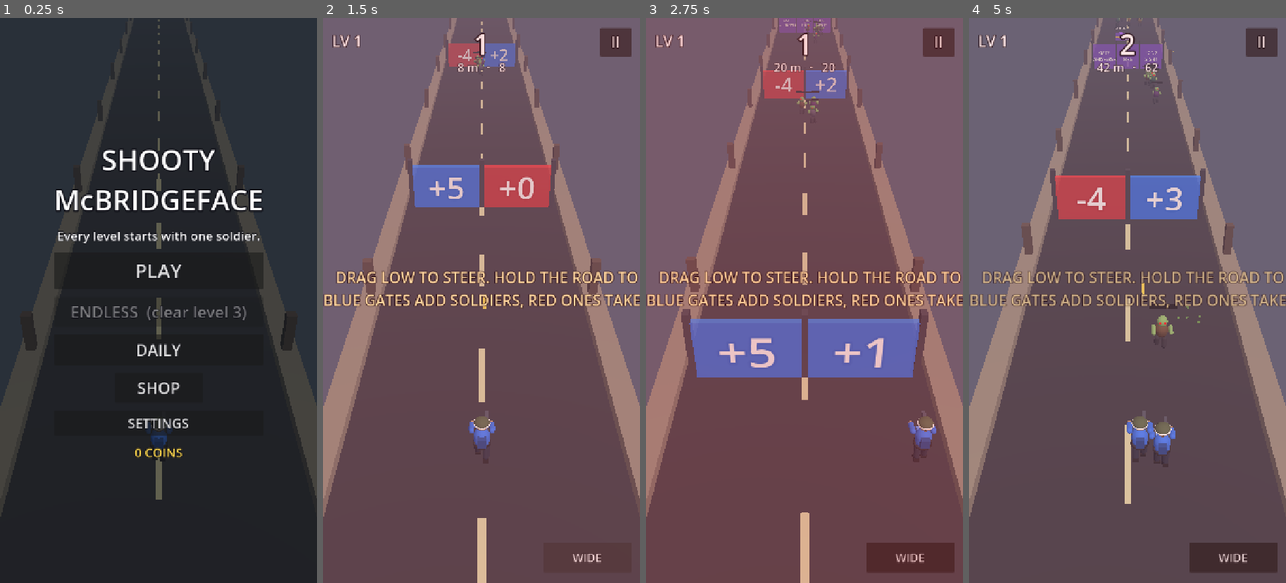
Above: before the commit, frames 1-4 (left to right).
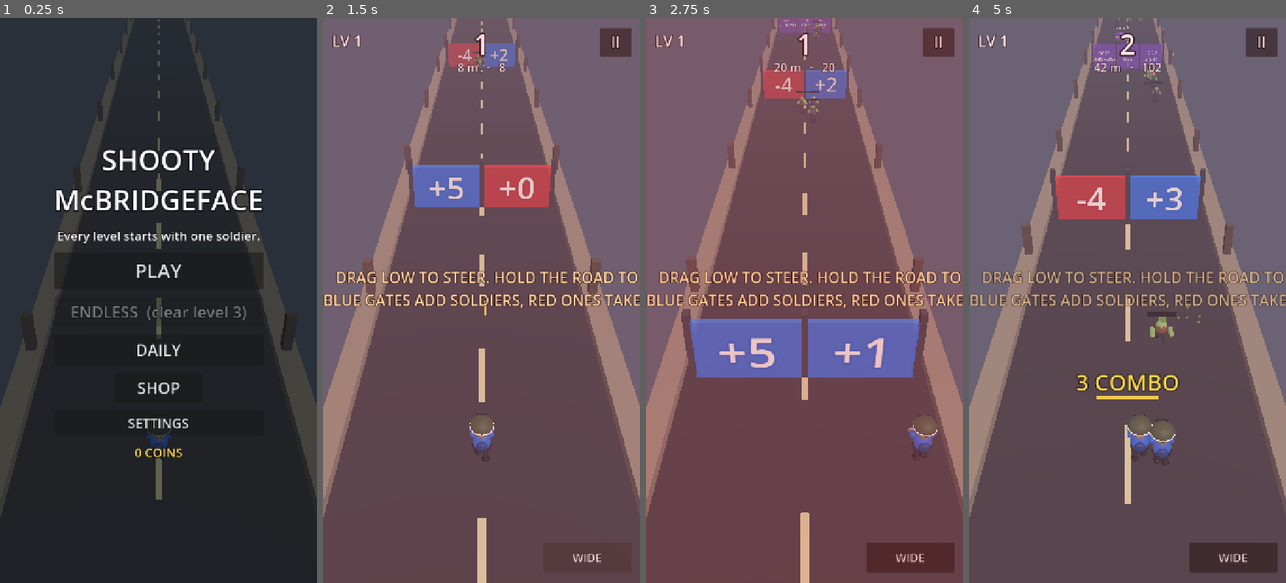
Above: after the commit, the same moments.

Repository: Reconnaishawnce/shootymcbridgeface
Game: Godot game, scene res://scenes/main.tscn
The game is run twice, just before and just after one commit, with the same random seed, the same clock (stepped at 60 frames per second) and the same inputs.
Inputs (mouse positions are in pixels of both pictures, inside the frame that each line leads up to):
- Up to frame 1 (0.25 s): no input
- Up to frame 2 (1.5 s): click "PLAY" at 0.5 s; click "NORMAL" at 1.25 s
- Up to frame 3 (2.75 s): tap Enter at 2, 2.1 s; move the mouse to (874, 272) at 2.02 s; hold Right from 2.03 s (still down); click (874, 272) at 2.17 s; tap Space at 2.27 s
- Up to frame 4 (5 s): release Right at 2.75 s; drag from (1064, 328) to (1111, 413) at 2.77 s; move the mouse to (1159, 176) at 3.52 s; hold Right 3.53-4.25 s; tap F at 3.6 s; drag from (1111, 413) to (1032, 215) at 4.27 s

The runs differ from the first frame. In frame 1, 0.2% of the frame differs, in the area x 46-55%, y 71-79%; in frame 2, 0.3%; in frame 3, 0.3%; in frame 4, 1.6%, in the area x 33-67%, y 1-79%.

Commit message:
Run 10.3: cuter characters
Soldiers rebuilt as round, big-headed little people: smooth spheres and
capsules instead of boxes, soft wrapped lighting with a little sheen,
big eyes with a catchlight, pink cheeks, a smile, rounded shoes, a belt
with a buckle, stubby arms on a smaller gun. Hair, hats and backs sized
to the new head. Bigger locker preview. Version 0.13.

Co-Authored-By: Claude Fable 5.1 <noreply@anthropic.com>
Claude-Session: https://claude.ai/code/session_01EMozbYp1QNQ1T5aNXPKEgN

Diff:
--- a/scripts/game.gd
+++ b/scripts/game.gd
@@ -308,7 +308,8 @@
 	add_child(_preview)
 	var size := get_viewport().get_visible_rect().size
 	var spot := camera.project_position(Vector2(size.x * 0.5, size.y * 0.2), 6.5)
-	_preview.position = spot - Vector3(0.0, 0.8, 0.0)
+	_preview.position = spot - Vector3(0.0, 0.95, 0.0)
+	_preview.scale = Vector3.ONE * 1.25
 	_preview.look_at(camera.global_position, Vector3.UP)
 	_preview_yaw = _preview.rotation.y
 	_preview.rotation = Vector3(0.0, _preview_yaw, 0.0)
--- a/scripts/mats.gd
+++ b/scripts/mats.gd
@@ -36,6 +36,51 @@
 		m.transparency = BaseMaterial3D.TRANSPARENCY_ALPHA
 	cache[key] = m
 	return m
+
+
+## Character material: wrapped lighting so curves shade softly instead of
+## splitting into a lit half and a dark half, and a little sheen. Reads as
+## a toy, not a crate.
+static func soft(color: Color) -> StandardMaterial3D:
+	var cache := _cache()
+	var key := "soft|%s" % color.to_html(true)
+	if cache.has(key):
+		return cache[key]
+	var m := StandardMaterial3D.new()
+	m.albedo_color = color
+	m.roughness = 0.62
+	m.specular_mode = BaseMaterial3D.SPECULAR_SCHLICK_GGX
+	m.diffuse_mode = BaseMaterial3D.DIFFUSE_LAMBERT_WRAP
+	if color.a < 0.999:
+		m.transparency = BaseMaterial3D.TRANSPARENCY_ALPHA
+	cache[key] = m
+	return m
+
+
+## A smooth sphere for faces and round bodies: more segments, soft shading.
+static func ball(radius: float, color: Color) -> MeshInstance3D:
+	var mi := MeshInstance3D.new()
+	var mesh := SphereMesh.new()
+	mesh.radius = radius
+	mesh.height = radius * 2.0
+	mesh.radial_segments = 20
+	mesh.rings = 10
+	mi.mesh = mesh
+	mi.material_override = soft(color)
+	return mi
+
+
+## A smooth capsule for limbs and bodies.
+static func pill(radius: float, height: float, color: Color) -> MeshInstance3D:
+	var mi := MeshInstance3D.new()
+	var mesh := CapsuleMesh.new()
+	mesh.radius = radius
+	mesh.height = height
+	mesh.radial_segments = 16
+	mesh.rings = 6
+	mi.mesh = mesh
+	mi.material_override = soft(color)
+	return mi
 
 
 static func box(size: Vector3, color: Color, unshaded: bool = false) -> MeshInstance3D:
--- a/scripts/soldier.gd
+++ b/scripts/soldier.gd
@@ -1,19 +1,21 @@
 class_name Soldier
 extends Node3D
-## One visible squad member, built from primitives and dressed from a
-## look: legs that run, boots, a top, a face with eyes, hair, a hat, two
-## arms on a gun that recoils, and something on the back. The hero at the
-## front carries a name tag. Purely cosmetic: the squad owns the count.
+## One visible squad member: a round, big-headed little person built from
+## smooth primitives and dressed from a look. Short legs that run, rounded
+## shoes, an egg of a body, a face with big eyes, cheeks and a smile, hair,
+## a hat, stubby arms on a small gun that recoils, and something on the
+## back. The hero at the front carries a name tag. Purely cosmetic: the
+## squad owns the count.
 ##
-## The front of the formation gets the detailed build; the crowd behind it
-## gets a cheaper one so a 36-soldier squad stays well under a thousand
-## draw calls on a phone.
+## The front of the formation gets the detailed build (face, arms, hair,
+## back); the crowd behind it gets a cheaper one so a 60-soldier squad
+## stays well under a thousand draw calls on a phone.
 ##
 ## Look keys (all optional): hero, name, skin, hair, hair_style (short,
 ## bun, spiky, long, curly, mohawk, bald, none), top, pants, hat (helmet,
-## cap, beanie, headband, cat, party, viking, crown, wizard, halo, none),
-## weapon (standard, wood, candy, ice, neon, gold), back (pack, cape_red,
-## cape_blue, wings, jetpack, none).
+## cap, beanie, headband, cat, party, viking, crown, wizard, halo, bunny,
+## chef, none), weapon (standard, wood, candy, ice, neon, gold), back
+## (pack, cape_red, cape_blue, wings, jetpack, balloon, shell, none), crew.
 
 const BODY := Color(0.22, 0.45, 0.85)
 const SHOTGUN_BODY := Color(0.95, 0.52, 0.16)
@@ -25,7 +27,10 @@
 const BOOT := Color(0.12, 0.1, 0.1)
 const HELMET := Color(0.33, 0.38, 0.26)
 const VISOR := Color(0.08, 0.1, 0.14)
-const EYE := Color(0.08, 0.08, 0.1)
+const EYE_WHITE := Color(0.98, 0.98, 1.0)
+const EYE := Color(0.1, 0.1, 0.14)
+const CHEEK := Color(1.0, 0.55, 0.6, 0.6)
+const MOUTH := Color(0.5, 0.15, 0.2)
 const GUN := Color(0.3, 0.32, 0.36)
 const BAND := Color(0.92, 0.92, 0.88)
 const MUZZLE := Color(1.0, 0.85, 0.3)
@@ -35,6 +40,11 @@
 ## Hats that cover the hair completely.
 const COVERS_HAIR := ["helmet", "beanie", "wizard", "viking", "chef"]
 const RAINBOW := [Color(1.0, 0.3, 0.3), Color(1.0, 0.6, 0.2), Color(1.0, 0.9, 0.2), Color(0.3, 0.85, 0.4), Color(0.25, 0.6, 1.0), Color(0.6, 0.35, 0.9), Color(1.0, 0.45, 0.75)]
+
+## Where the head sits and how big it is: everything on it is placed
+## relative to these.
+const HEAD_Y := 1.08
+const HEAD_R := 0.24
 
 var target_offset := Vector3.ZERO
 var detailed := true
@@ -87,66 +97,70 @@
 	var weapon: String = str(look.get("weapon", "standard"))
 	var back: String = str(look.get("back", "pack"))
 
+	# Short legs with round shoes.
 	for side in [-1.0, 1.0]:
 		var hip := Node3D.new()
-		hip.position = Vector3(side * 0.1, 0.5, 0.0)
-		var leg := Mats.capsule(0.085, 0.4, pants)
-		leg.position.y = -0.22
+		hip.position = Vector3(side * 0.1, 0.38, 0.0)
+		var leg := Mats.pill(0.08, 0.24, pants)
+		leg.position.y = -0.14
 		hip.add_child(leg)
-		if detailed:
-			var boot := Mats.box(Vector3(0.15, 0.09, 0.22), BOOT)
-			boot.position = Vector3(0.0, -0.44, -0.03)
-			hip.add_child(boot)
+		var shoe := Mats.ball(0.095, BOOT)
+		shoe.position = Vector3(0.0, -0.3, -0.03)
+		shoe.scale = Vector3(1.05, 0.65, 1.35)
+		hip.add_child(shoe)
 		add_child(hip)
 		_legs.append(hip)
 
-	var torso := Mats.capsule(0.2, 0.52, top)
-	torso.position.y = 0.76
-	add_child(torso)
-
-	var head := Mats.sphere(0.155, skin)
-	head.position.y = 1.2
+	# An egg of a body.
+	var body := Mats.ball(0.235, top)
+	body.position.y = 0.64
+	body.scale = Vector3(1.0, 1.08, 0.92)
+	add_child(body)
+
+	# A big round head.
+	var head := Mats.ball(HEAD_R, skin)
+	head.position.y = HEAD_Y
 	add_child(head)
 	if detailed:
-		for side in [-1.0, 1.0]:
-			var eye := Mats.sphere(0.028, EYE)
-			eye.position = Vector3(side * 0.055, 1.22, -0.135)
-			add_child(eye)
+		_add_face()
 		if not COVERS_HAIR.has(hat):
 			_add_hair(hair_style, hair)
 	_add_hat(hat, top)
 
 	_gun = Node3D.new()
-	_gun.position = Vector3(0.12, 0.88, -0.2)
+	_gun.position = Vector3(0.14, 0.6, -0.3)
+	_gun.scale = Vector3.ONE * 0.85
 	add_child(_gun)
 	_add_gun(weapon)
 
 	if not detailed:
 		return
 
-	var chest := Mats.box(Vector3(0.28, 0.22, 0.1), top.lightened(0.25))
-	chest.position = Vector3(0.0, 0.78, -0.18)
-	add_child(chest)
-	var belt := Mats.torus(0.19, 0.23, BOOT)
-	belt.position.y = 0.56
+	var belt := Mats.torus(0.2, 0.245, BOOT)
+	belt.position.y = 0.48
+	belt.scale.y = 0.6
 	add_child(belt)
+	var buckle := Mats.ball(0.035, Color(1.0, 0.85, 0.3))
+	buckle.position = Vector3(0.0, 0.48, -0.225)
+	add_child(buckle)
 	_add_back(back, top)
 	if squad_type == "medic":
 		var cross_v := Mats.box(Vector3(0.06, 0.18, 0.03), CROSS)
-		cross_v.position = Vector3(0.0, 0.8, -0.235)
+		cross_v.position = Vector3(0.0, 0.68, -0.225)
 		add_child(cross_v)
 		var cross_h := Mats.box(Vector3(0.18, 0.06, 0.03), CROSS)
-		cross_h.position = Vector3(0.0, 0.8, -0.235)
+		cross_h.position = Vector3(0.0, 0.68, -0.225)
 		add_child(cross_h)
+	# Stubby arms, both on the gun.
 	for side in [-1.0, 1.0]:
 		var shoulder := Node3D.new()
-		shoulder.position = Vector3(side * 0.25, 0.92, -0.02)
+		shoulder.position = Vector3(side * 0.24, 0.76, -0.02)
 		shoulder.rotation_degrees.x = 75.0
-		var arm := Mats.capsule(0.07, 0.42, top)
-		arm.position.y = -0.2
+		var arm := Mats.pill(0.065, 0.26, top)
+		arm.position.y = -0.14
 		shoulder.add_child(arm)
-		var hand := Mats.sphere(0.06, skin)
-		hand.position.y = -0.4
+		var hand := Mats.ball(0.07, skin)
+		hand.position.y = -0.3
 		shoulder.add_child(hand)
 		add_child(shoulder)
 		_arms.append(shoulder)
@@ -159,51 +173,83 @@
 		_tag.modulate = Color(1.0, 0.95, 0.6)
 		_tag.billboard = BaseMaterial3D.BILLBOARD_ENABLED
 		_tag.no_depth_test = true
-		_tag.position.y = 1.78 if hat in ["wizard", "party", "halo"] else 1.62
+		_tag.position.y = 1.9 if hat in ["wizard", "party", "halo", "bunny", "chef"] else 1.62
 		add_child(_tag)
 
 
+## Big eyes with a catchlight, pink cheeks, a small smile.
+func _add_face() -> void:
+	for side in [-1.0, 1.0]:
+		var white := Mats.ball(0.058, EYE_WHITE)
+		white.position = Vector3(side * 0.09, HEAD_Y + 0.03, -HEAD_R + 0.04)
+		white.scale = Vector3(1.0, 1.25, 0.6)
+		add_child(white)
+		var pupil := Mats.ball(0.034, EYE)
+		pupil.position = Vector3(side * 0.09, HEAD_Y + 0.025, -HEAD_R + 0.005)
+		pupil.scale = Vector3(1.0, 1.3, 0.5)
+		add_child(pupil)
+		var shine := Mats.box(Vector3(0.016, 0.016, 0.01), EYE_WHITE, true)
+		shine.position = Vector3(side * 0.09 - 0.012, HEAD_Y + 0.045, -HEAD_R - 0.012)
+		add_child(shine)
+		var cheek := Mats.ball(0.04, CHEEK)
+		cheek.position = Vector3(side * 0.16, HEAD_Y - 0.05, -HEAD_R + 0.07)
+		cheek.scale = Vector3(1.0, 0.7, 0.4)
+		add_child(cheek)
+	var mouth := Mats.ball(0.03, MOUTH)
+	mouth.position = Vector3(0.0, HEAD_Y - 0.1, -HEAD_R + 0.02)
+	mouth.scale = Vector3(1.9, 0.45, 0.4)
+	add_child(mouth)
+
+
 func _add_hair(style: String, color: Color) -> void:
+	var cap_y := HEAD_Y + 0.07
 	match style:
 		"short":
-			var h := Mats.sphere(0.165, color)
-			h.position = Vector3(0.0, 1.245, 0.02)
-			h.scale = Vector3(1.0, 0.6, 1.0)
+			var h := Mats.ball(HEAD_R + 0.015, color)
+			h.position = Vector3(0.0, cap_y, 0.02)
+			h.scale = Vector3(1.0, 0.62, 1.0)
 			add_child(h)
 		"bun":
-			var h := Mats.sphere(0.165, color)
-			h.position = Vector3(0.0, 1.245, 0.02)
-			h.scale = Vector3(1.0, 0.6, 1.0)
+			var h := Mats.ball(HEAD_R + 0.015, color)
+			h.position = Vector3(0.0, cap_y, 0.02)
+			h.scale = Vector3(1.0, 0.62, 1.0)
 			add_child(h)
-			var bun := Mats.sphere(0.07, color)
-			bun.position = Vector3(0.0, 1.3, 0.14)
+			var bun := Mats.ball(0.1, color)
+			bun.position = Vector3(0.0, HEAD_Y + 0.17, 0.2)
 			add_child(bun)
 		"spiky":
 			for i in range(3):
-				var spike := Mats.cone(0.05, 0.16, color)
-				spike.position = Vector3((float(i) - 1.0) * 0.08, 1.38, 0.0)
-				spike.rotation_degrees.z = (float(i) - 1.0) * -25.0
+				var spike := Mats.cone(0.07, 0.22, color)
+				spike.position = Vector3((float(i) - 1.0) * 0.12, HEAD_Y + 0.33, 0.0)
+				spike.rotation_degrees.z = (float(i) - 1.0) * -28.0
 				add_child(spike)
-			var base := Mats.sphere(0.16, color)
-			base.position = Vector3(0.0, 1.26, 0.0)
+			var base := Mats.ball(HEAD_R + 0.01, color)
+			base.position = Vector3(0.0, cap_y + 0.02, 0.0)
 			base.scale = Vector3(1.0, 0.5, 1.0)
 			add_child(base)
 		"long":
-			var h := Mats.sphere(0.165, color)
-			h.position = Vector3(0.0, 1.245, 0.02)
-			h.scale = Vector3(1.0, 0.6, 1.0)
+			var h := Mats.ball(HEAD_R + 0.015, color)
+			h.position = Vector3(0.0, cap_y, 0.02)
+			h.scale = Vector3(1.0, 0.62, 1.0)
 			add_child(h)
-			var fall := Mats.box(Vector3(0.26, 0.34, 0.1), color)
-			fall.position = Vector3(0.0, 1.08, 0.13)
+			var fall := Mats.ball(0.2, color)
+			fall.position = Vector3(0.0, HEAD_Y - 0.12, 0.17)
+			fall.scale = Vector3(1.25, 1.5, 0.55)
 			add_child(fall)
 		"curly":
-			var h := Mats.sphere(0.2, color)
-			h.position = Vector3(0.0, 1.27, 0.01)
-			h.scale = Vector3(1.0, 0.75, 1.0)
+			var h := Mats.ball(HEAD_R + 0.06, color)
+			h.position = Vector3(0.0, HEAD_Y + 0.09, 0.01)
+			h.scale = Vector3(1.0, 0.78, 1.0)
 			add_child(h)
+			for i in range(5):
+				var a := float(i) * TAU / 5.0
+				var curl := Mats.ball(0.075, color)
+				curl.position = Vector3(sin(a) * 0.24, HEAD_Y + 0.14 + cos(a * 2.0) * 0.03, cos(a) * 0.24)
+				add_child(curl)
 		"mohawk":
-			var strip := Mats.box(Vector3(0.06, 0.16, 0.26), color)
-			strip.position = Vector3(0.0, 1.38, 0.0)
+			var strip := Mats.pill(0.055, 0.36, color)
+			strip.position = Vector3(0.0, HEAD_Y + 0.29, 0.0)
+			strip.rotation_degrees.x = 90.0
 			add_child(strip)
 		_:
 			pass
@@ -212,98 +258,109 @@
 func _add_hat(hat: String, top: Color) -> void:
 	match hat:
 		"helmet":
-			var helmet := Mats.sphere(0.19, HELMET)
-			helmet.position.y = 1.26
-			helmet.scale = Vector3(1.0, 0.72, 1.0)
+			var helmet := Mats.ball(HEAD_R + 0.05, HELMET)
+			helmet.position.y = HEAD_Y + 0.08
+			helmet.scale = Vector3(1.0, 0.74, 1.0)
 			add_child(helmet)
 			# A pale band round the helmet: the squad reads as people from
 			# above, not as a pile of olive domes.
-			var band := Mats.torus(0.17, 0.205, BAND)
-			band.position.y = 1.25
+			var band := Mats.torus(HEAD_R + 0.02, HEAD_R + 0.065, BAND)
+			band.position.y = HEAD_Y + 0.06
 			add_child(band)
 			if detailed:
-				var visor := Mats.box(Vector3(0.2, 0.07, 0.05), VISOR)
-				visor.position = Vector3(0.0, 1.2, -0.15)
+				var visor := Mats.box(Vector3(0.3, 0.07, 0.05), VISOR)
+				visor.position = Vector3(0.0, HEAD_Y + 0.11, -HEAD_R - 0.04)
 				add_child(visor)
 		"cap":
-			var dome := Mats.sphere(0.17, top)
-			dome.position.y = 1.27
+			var dome := Mats.ball(HEAD_R + 0.03, top)
+			dome.position.y = HEAD_Y + 0.08
 			dome.scale = Vector3(1.0, 0.55, 1.0)
 			add_child(dome)
-			var brim := Mats.box(Vector3(0.22, 0.03, 0.16), top.darkened(0.2))
-			brim.position = Vector3(0.0, 1.26, -0.2)
+			var brim := Mats.ball(0.16, top.darkened(0.2))
+			brim.position = Vector3(0.0, HEAD_Y + 0.07, -HEAD_R - 0.1)
+			brim.scale = Vector3(1.1, 0.12, 1.0)
 			add_child(brim)
 		"beanie":
-			var dome := Mats.sphere(0.185, top.darkened(0.1))
-			dome.position.y = 1.27
-			dome.scale = Vector3(1.0, 0.8, 1.0)
+			var dome := Mats.ball(HEAD_R + 0.045, top.darkened(0.1))
+			dome.position.y = HEAD_Y + 0.08
+			dome.scale = Vector3(1.0, 0.85, 1.0)
 			add_child(dome)
-			var pom := Mats.sphere(0.06, BAND)
-			pom.position.y = 1.44
+			var pom := Mats.ball(0.075, BAND)
+			pom.position.y = HEAD_Y + 0.36
 			add_child(pom)
 		"headband":
-			var band := Mats.torus(0.15, 0.185, Color(0.9, 0.2, 0.2))
-			band.position.y = 1.27
+			var band := Mats.torus(HEAD_R - 0.02, HEAD_R + 0.03, Color(0.9, 0.2, 0.2))
+			band.position.y = HEAD_Y + 0.1
 			add_child(band)
 		"cat":
 			for side in [-1.0, 1.0]:
-				var ear := Mats.cone(0.06, 0.14, Color(0.2, 0.2, 0.22))
-				ear.position = Vector3(side * 0.1, 1.38, 0.0)
-				ear.rotation_degrees.z = side * -20.0
+				var ear := Mats.cone(0.08, 0.17, Color(0.2, 0.2, 0.22))
+				ear.position = Vector3(side * 0.15, HEAD_Y + 0.29, 0.0)
+				ear.rotation_degrees.z = side * -22.0
 				add_child(ear)
+				var inner := Mats.cone(0.04, 0.1, Color(1.0, 0.65, 0.75))
+				inner.position = Vector3(side * 0.15, HEAD_Y + 0.27, -0.03)
+				inner.rotation_degrees.z = side * -22.0
+				add_child(inner)
 		"party":
-			var cone := Mats.cone(0.1, 0.3, Color(1.0, 0.4, 0.7))
-			cone.position.y = 1.46
+			var cone := Mats.cone(0.13, 0.36, Color(1.0, 0.4, 0.7))
+			cone.position.y = HEAD_Y + 0.38
 			add_child(cone)
-			var pom := Mats.sphere(0.04, Color(1.0, 0.9, 0.2))
-			pom.position.y = 1.62
+			var pom := Mats.ball(0.05, Color(1.0, 0.9, 0.2))
+			pom.position.y = HEAD_Y + 0.58
 			add_child(pom)
 		"viking":
-			var dome := Mats.sphere(0.19, Color(0.55, 0.55, 0.6))
-			dome.position.y = 1.26
-			dome.scale = Vector3(1.0, 0.72, 1.0)
+			var dome := Mats.ball(HEAD_R + 0.05, Color(0.55, 0.55, 0.6))
+			dome.position.y = HEAD_Y + 0.08
+			dome.scale = Vector3(1.0, 0.74, 1.0)
 			add_child(dome)
 			for side in [-1.0, 1.0]:
-				var horn := Mats.cone(0.05, 0.22, BAND)
-				horn.position = Vector3(side * 0.2, 1.36, 0.0)
+				var horn := Mats.cone(0.06, 0.26, BAND)
+				horn.position = Vector3(side * 0.3, HEAD_Y + 0.2, 0.0)
 				horn.rotation_degrees.z = side * -55.0
 				add_child(horn)
 		"crown":
-			var ring := Mats.torus(0.13, 0.17, Color(1.0, 0.8, 0.2))
-			ring.position.y = 1.33
+			var ring := Mats.torus(0.19, 0.24, Color(1.0, 0.8, 0.2))
+			ring.position.y = HEAD_Y + 0.2
 			add_child(ring)
-			for i in range(4):
-				var a := float(i) * TAU / 4.0
-				var point := Mats.cone(0.035, 0.1, Color(1.0, 0.8, 0.2))
-				point.position = Vector3(sin(a) * 0.14, 1.4, cos(a) * 0.14)
+			for i in range(5):
+				var a := float(i) * TAU / 5.0
+				var point := Mats.cone(0.04, 0.12, Color(1.0, 0.8, 0.2))
+				point.position = Vector3(sin(a) * 0.2, HEAD_Y + 0.28, cos(a) * 0.2)
 				add_child(point)
+			var jewel := Mats.ball(0.035, Color(0.9, 0.2, 0.4))
+			jewel.position = Vector3(0.0, HEAD_Y + 0.22, -0.22)
+			add_child(jewel)
 		"wizard":
-			var cone := Mats.cone(0.17, 0.42, Color(0.3, 0.15, 0.6))
-			cone.position.y = 1.48
+			var cone := Mats.cone(0.25, 0.5, Color(0.3, 0.15, 0.6))
+			cone.position.y = HEAD_Y + 0.42
 			add_child(cone)
-			var brim := Mats.torus(0.14, 0.26, Color(0.3, 0.15, 0.6))
-			brim.position.y = 1.28
+			var brim := Mats.torus(0.2, 0.38, Color(0.3, 0.15, 0.6))
+			brim.position.y = HEAD_Y + 0.18
 			add_child(brim)
+			var star := Mats.ball(0.04, Color(1.0, 0.9, 0.3))
+			star.position = Vector3(0.0, HEAD_Y + 0.4, -0.17)
+			add_child(star)
 		"halo":
-			_halo = Mats.torus(0.11, 0.15, Color(1.0, 0.9, 0.4), true)
-			_halo.position.y = 1.5
+			_halo = Mats.torus(0.16, 0.21, Color(1.0, 0.9, 0.4), true)
+			_halo.position.y = HEAD_Y + 0.42
 			add_child(_halo)
 		"bunny":
 			for side in [-1.0, 1.0]:
-				var ear := Mats.capsule(0.045, 0.3, Color(0.97, 0.95, 0.95))
-				ear.position = Vector3(side * 0.07, 1.46, 0.0)
+				var ear := Mats.pill(0.055, 0.36, Color(0.97, 0.95, 0.95))
+				ear.position = Vector3(side * 0.1, HEAD_Y + 0.4, 0.0)
 				ear.rotation_degrees.z = side * -12.0
 				add_child(ear)
-				var inner := Mats.capsule(0.02, 0.18, Color(1.0, 0.7, 0.8))
-				inner.position = Vector3(side * 0.07, 1.46, -0.03)
+				var inner := Mats.pill(0.025, 0.22, Color(1.0, 0.7, 0.8))
+				inner.position = Vector3(side * 0.1, HEAD_Y + 0.4, -0.035)
 				inner.rotation_degrees.z = side * -12.0
 				add_child(inner)
 		"chef":
-			var toque := Mats.capsule(0.16, 0.42, Color(0.98, 0.98, 0.98))
-			toque.position.y = 1.42
+			var toque := Mats.pill(0.22, 0.5, Color(0.98, 0.98, 0.98))
+			toque.position.y = HEAD_Y + 0.34
 			add_child(toque)
-			var band := Mats.torus(0.14, 0.18, Color(0.98, 0.98, 0.98))
-			band.position.y = 1.28
+			var band := Mats.torus(HEAD_R - 0.03, HEAD_R + 0.02, Color(0.98, 0.98, 0.98))
+			band.position.y = HEAD_Y + 0.17
 			add_child(band)
 		_:
 			pass
@@ -332,7 +389,12 @@
 			accent = Color(0.9, 0.6, 0.1)
 		_:
 			pass
-	var barrel := Mats.box(Vector3(0.11, 0.11, 0.4) if shotgun else Vector3(0.085, 0.085, 0.58), main, glow)
+	var barrel: MeshInstance3D
+	if glow:
+		barrel = Mats.box(Vector3(0.11, 0.11, 0.4) if shotgun else Vector3(0.085, 0.085, 0.58), main, true)
+	else:
+		barrel = Mats.pill(0.055 if shotgun else 0.042, 0.4 if shotgun else 0.58, main)
+		barrel.rotation_degrees.x = 90.0
 	barrel.position.z = -0.24
 	_gun.add_child(barrel)
 	var receiver := Mats.box(Vector3(0.09, 0.13, 0.22), accent if weapon != "standard" else GUN, glow)
@@ -347,29 +409,31 @@
 		mag.position = Vector3(0.0, -0.12, 0.02)
 		_gun.add_child(mag)
 		if weapon == "candy":
-			var stripe := Mats.box(Vector3(0.09, 0.09, 0.08), accent)
+			var stripe := Mats.torus(0.04, 0.06, accent)
 			stripe.position.z = -0.3
+			stripe.rotation_degrees.x = 90.0
 			_gun.add_child(stripe)
 
 
 func _add_back(back: String, top: Color) -> void:
 	match back:
 		"pack":
-			var pack := Mats.box(Vector3(0.22, 0.26, 0.13), top.darkened(0.35))
-			pack.position = Vector3(0.0, 0.8, 0.21)
+			var pack := Mats.pill(0.11, 0.26, top.darkened(0.35))
+			pack.position = Vector3(0.0, 0.66, 0.22)
+			pack.scale = Vector3(1.3, 1.0, 0.8)
 			add_child(pack)
 		"cape_red", "cape_blue":
 			_cape = Node3D.new()
-			_cape.position = Vector3(0.0, 1.0, 0.16)
-			var cloth := Mats.box(Vector3(0.4, 0.55, 0.03), Color(0.85, 0.15, 0.15) if back == "cape_red" else Color(0.15, 0.3, 0.9))
-			cloth.position.y = -0.28
+			_cape.position = Vector3(0.0, 0.84, 0.16)
+			var cloth := Mats.box(Vector3(0.42, 0.5, 0.03), Color(0.85, 0.15, 0.15) if back == "cape_red" else Color(0.15, 0.3, 0.9))
+			cloth.position.y = -0.25
 			_cape.add_child(cloth)
 			add_child(_cape)
 		"wings":
 			for side in [-1.0, 1.0]:
 				var w := Node3D.new()
-				w.position = Vector3(side * 0.12, 0.95, 0.18)
-				var feather := Mats.sphere(0.2, Color(0.97, 0.97, 1.0))
+				w.position = Vector3(side * 0.12, 0.78, 0.18)
+				var feather := Mats.ball(0.2, Color(0.97, 0.97, 1.0))
 				feather.position = Vector3(side * 0.18, 0.05, 0.0)
 				feather.scale = Vector3(1.4, 0.7, 0.25)
 				w.add_child(feather)
@@ -377,31 +441,31 @@
 				_wings.append(w)
 		"jetpack":
 			for side in [-1.0, 1.0]:
-				var tank := Mats.capsule(0.07, 0.3, Color(0.7, 0.72, 0.75))
-				tank.position = Vector3(side * 0.09, 0.82, 0.22)
+				var tank := Mats.pill(0.07, 0.3, Color(0.7, 0.72, 0.75))
+				tank.position = Vector3(side * 0.09, 0.66, 0.24)
 				add_child(tank)
 			_flame = Mats.cone(0.07, 0.18, Color(1.0, 0.6, 0.15), true)
-			_flame.position = Vector3(0.0, 0.58, 0.22)
+			_flame.position = Vector3(0.0, 0.42, 0.24)
 			_flame.rotation_degrees.x = 180.0
 			add_child(_flame)
 		"balloon":
 			_balloon = Node3D.new()
-			_balloon.position = Vector3(0.0, 0.9, 0.2)
+			_balloon.position = Vector3(0.0, 0.75, 0.2)
 			var string := Mats.box(Vector3(0.015, 0.7, 0.015), BAND)
 			string.position.y = 0.35
 			_balloon.add_child(string)
-			var ball := Mats.sphere(0.17, RAINBOW[randi() % RAINBOW.size()])
+			var ball := Mats.ball(0.17, RAINBOW[randi() % RAINBOW.size()])
 			ball.position.y = 0.85
 			ball.scale = Vector3(1.0, 1.15, 1.0)
 			_balloon.add_child(ball)
 			add_child(_balloon)
 		"shell":
-			var shell := Mats.sphere(0.26, Color(0.35, 0.55, 0.3))
-			shell.position = Vector3(0.0, 0.8, 0.2)
+			var shell := Mats.ball(0.27, Color(0.35, 0.55, 0.3))
+			shell.position = Vector3(0.0, 0.66, 0.2)
 			shell.scale = Vector3(1.0, 1.1, 0.6)
 			add_child(shell)
-			var rim := Mats.torus(0.2, 0.27, Color(0.85, 0.75, 0.45))
-			rim.position = Vector3(0.0, 0.8, 0.13)
+			var rim := Mats.torus(0.2, 0.28, Color(0.85, 0.75, 0.45))
+			rim.position = Vector3(0.0, 0.66, 0.12)
 			rim.rotation_degrees.x = 90.0
 			add_child(rim)
 		_:
@@ -444,7 +508,7 @@
 		_balloon.rotation.x = sin(t * 0.25) * 0.15
 		_balloon.rotation.z = cos(t * 0.2) * 0.12
 	for i in range(_legs.size()):
-		_legs[i].rotation.x = sin(t + PI * i) * 0.6
+		_legs[i].rotation.x = sin(t + PI * i) * 0.7
 	if _cape != null:
 		_cape.rotation.x = -0.35 - absf(sin(t * 0.5)) * 0.25
 	for i in range(_wings.size()):
@@ -452,11 +516,11 @@
 	if _flame != null:
 		_flame.scale = Vector3(1.0, 0.8 + absf(sin(t * 1.3)) * 0.6, 1.0)
 	if _halo != null:
-		_halo.position.y = 1.5 + sin(t * 0.3) * 0.03
+		_halo.position.y = HEAD_Y + 0.42 + sin(t * 0.3) * 0.03
 		_halo.rotation.y = t * 0.1
 	if _recoil > 0.0:
 		_recoil = maxf(0.0, _recoil - delta * 12.0)
-		_gun.position.z = -0.2 + _recoil * 0.1
+		_gun.position.z = -0.3 + _recoil * 0.1
 	if _flash_t > 0.0:
 		_flash_t -= delta
 		if _flash_t <= 0.0:
Not shown, changed: CHANGELOG.md
Not shown, changed: VERSION
Not shown, changed: docs/ROADMAP.md
